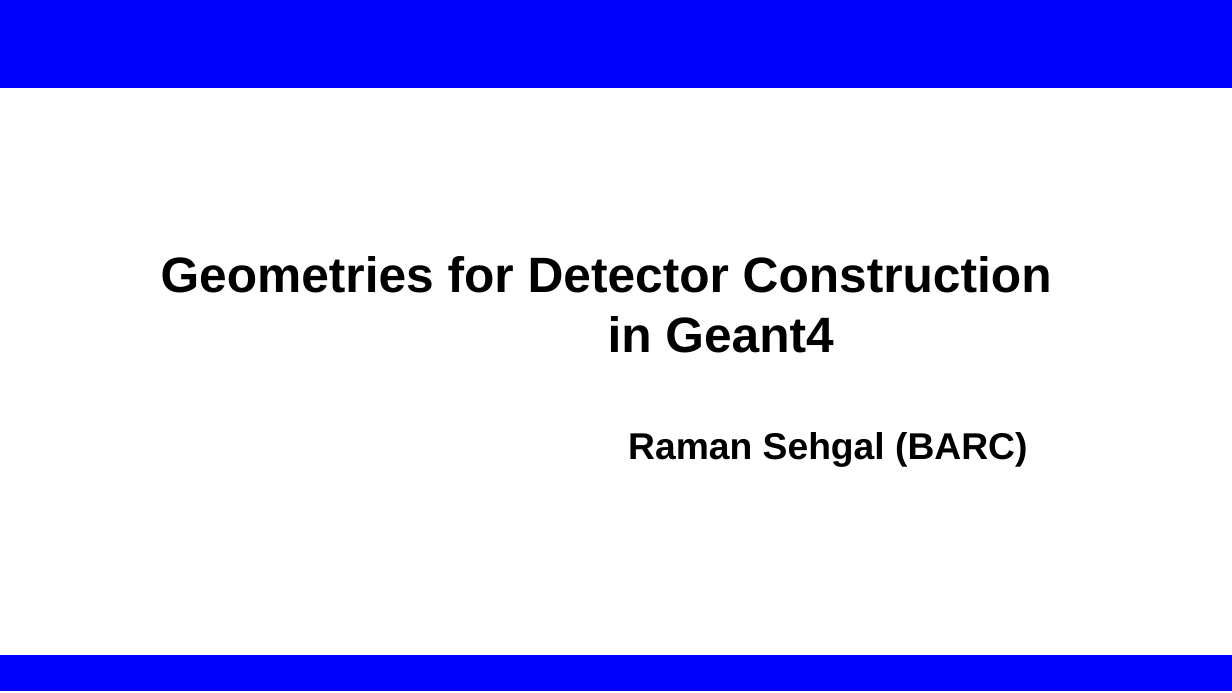
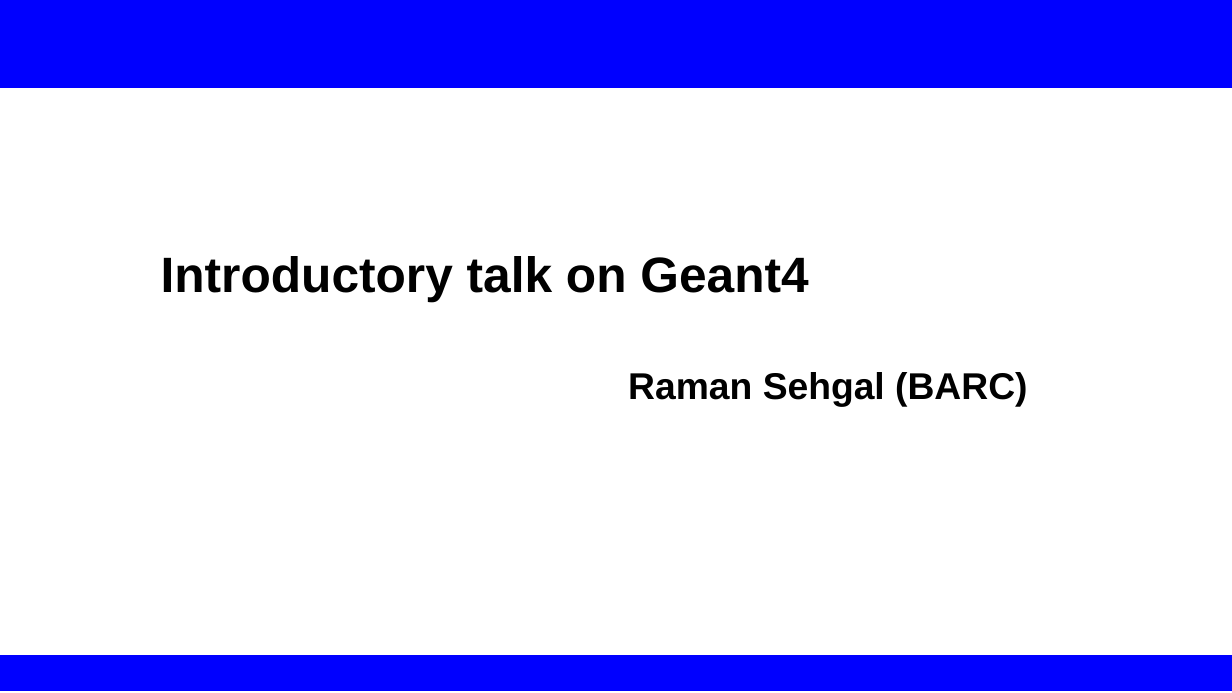
Before and after one commit to rsehgal/G4Simulations, a slide deck: slide 1 of Presentations/IntroductoryTalk_CU.pptx. Drawn at 1232x693 pixels with LibreOffice and Linux fonts; fonts in the diff are those of the drawing. Boxes give left, top, right and bottom in pixels: in the first picture for what was removed or moved away, otherwise in the second. Text is boxed around its words. In the diff, an @@ line names an element or a change of style, - is before the commit and + after.

Commit message:
Minor updation in Introductory slides.

```diff
--- a/Presentations/IntroductoryTalk_CU.pptx
+++ b/Presentations/IntroductoryTalk_CU.pptx
@@ text at bbox=[161, 256, 808, 302]: text changed @@
-Geometries for Detector Construction in Geant4
+Introductory talk on Geant4
```
Also in this commit, not shown: 46 other slides changed, 1 slide added, 1 other file.
